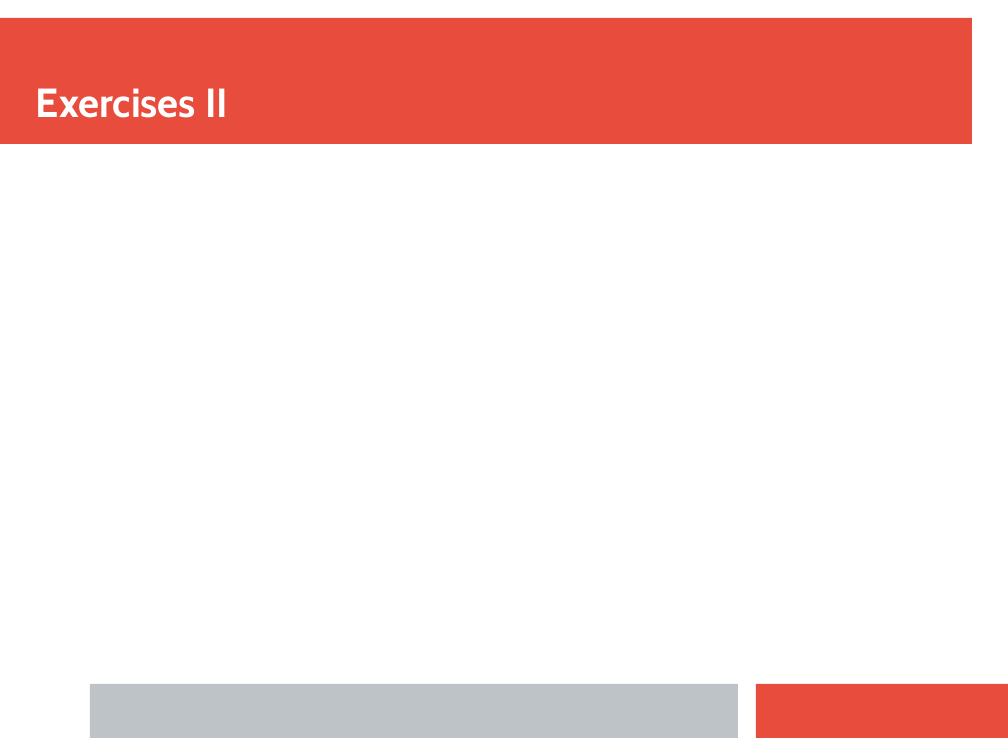
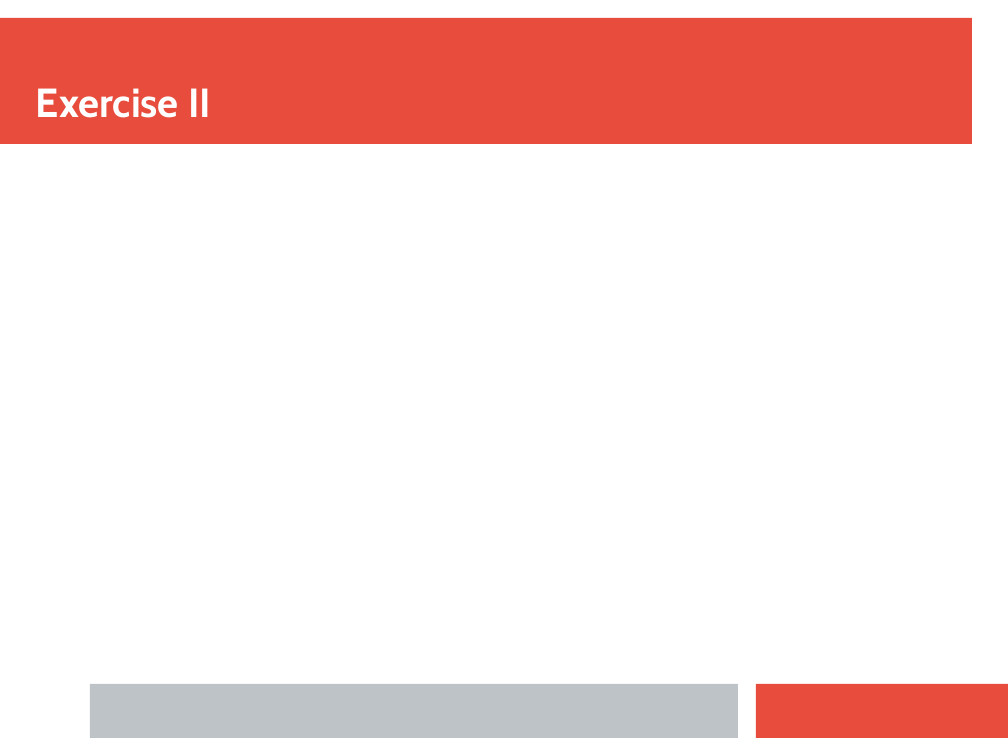
Before and after one commit to ianmiell/introduction-to-bash, a slide deck: slide 41 of slides/introduction_to_bash.pptx. Drawn at 1008x756 pixels with LibreOffice and Linux fonts; fonts in the diff are those of the drawing. Boxes give left, top, right and bottom in pixels: in the first picture for what was removed or moved away, otherwise in the second. Text is boxed around its words. In the diff, an @@ line names an element or a change of style, - is before the commit and + after.

```diff
--- a/slides/introduction_to_bash.pptx
+++ b/slides/introduction_to_bash.pptx
@@ text at [36, 88, 211, 118]: text changed @@
-Exercises II
+Exercise II
```
Also in this commit, not shown: 3 other slides changed, 40 slides added, 1 other file.
